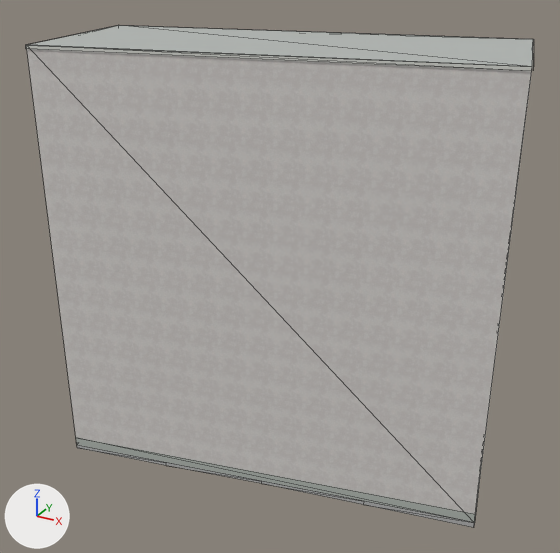
The Blender file assets/blender/buildings/osm-way-53921169.blend as it was, and as the next commit left it.
Rendered twice from a 50 mm camera at (12.2, -22.7, 18.1) aimed at (-0.1, -0.3, 6.9). The lights are fixed; the arrows at lower left show +X, +Y and +Z. The picture after the commit comes second. Mesh edges are drawn as thin lines.

The scene before the commit, as lines of its bpy script (objects in view):
```python
ob_reality_53921169_near_reality_concrete_plinth = bpy.data.objects.new('reality 53921169 near reality concrete plinth', me_reality_53921169_near_reality_concrete_plinth)
ob_reality_53921169_near_reality_concrete_plinth.parent = ob_osm_way_53921169
ob_reality_53921169_near_reality_concrete_plinth.location = (0.0, 0.0, 0.0)
ob_reality_53921169_near_reality_flat_weathered_roof = bpy.data.objects.new('reality 53921169 near reality flat weathered roof', me_reality_53921169_near_reality_flat_weathered_roof)
ob_reality_53921169_near_reality_flat_weathered_roof.parent = ob_osm_way_53921169
ob_reality_53921169_near_reality_flat_weathered_roof.location = (0.0, 0.0, 0.0)
ob_reality_53921169_near_reality_pale_aluminum_sill = bpy.data.objects.new('reality 53921169 near reality pale aluminum sill', me_reality_53921169_near_reality_pale_aluminum_sill)
ob_reality_53921169_near_reality_pale_aluminum_sill.parent = ob_osm_way_53921169
ob_reality_53921169_near_reality_pale_aluminum_sill.location = (0.0, 0.0, 0.0)
# also in view: 'building foundation 53921169' at (0.0, 0.0, -0.2); 'reality 53921169 near reality aged pale plaster' at (0.0, 0.0, 7.5)
```
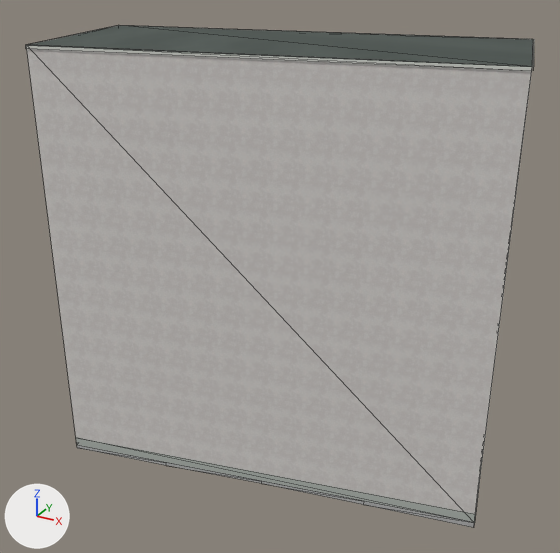
What differs and where, as boxes [x1, y1, x2, y2] in the pictures (560 x 553 px):
```json
{"object": "reality 53921169 near reality flat weathered roof", "change": "surface changed", "before": [29, 25, 533, 67], "after": [29, 25, 533, 67], "on screen": "darker"}
{"part": 1, "of": "me_reality_53921169_near_reality_pale_aluminum_sill", "change": "reshaped", "before": [28, 25, 534, 69], "after": [28, 25, 534, 69]}
```

The change, as JSON lines over the scene's bpy script:
```json
{"op": "add", "block": "img_roof_normal_png", "code": ["img_roof_normal_png = load_image('roof-normal.png', '../../../public/models/architecture/textures/roof-normal.png', 256, 256, 'Non-Color')"]}
{"op": "add", "block": "img_roof_color_png", "code": ["img_roof_color_png = load_image('roof-color.png', '../../../public/models/architecture/textures/roof-color.png', 256, 256, 'sRGB')"]}
{"block": "mat_reality_flat_weathered_roof", "change": "nodes: BsdfPrincipled, OutputMaterial"}
{"block": "mat_reality_flat_weathered_roof", "change": "colours: grey #b3b7b4"}
{"block": "mat_reality_flat_weathered_roof", "change": "nodes: BsdfPrincipled, MixRGB, NormalMap, OutputMaterial, TexImage x2"}
{"block": "mat_reality_flat_weathered_roof", "change": "colours: white #ffffff"}
{"block": "mat_reality_flat_weathered_roof", "change": "uses the picture img_roof_color_png"}
{"block": "mat_reality_flat_weathered_roof", "change": "uses the picture img_roof_normal_png"}
{"block": "me_reality_53921169_near_reality_pale_aluminum_sill", "where": "# used by ob_reality_53921169_near_reality_pale_aluminum_sill; parent = ob_osm_way_53921169; location = (0.0, 0.0, 0.0)"}
{"op": "remove", "block": "me_reality_53921169_near_reality_pale_aluminum_sill", "code": "me_reality_53921169_near_reality_pale_aluminum_sill.from_pydata(...)  # 16 vertices, 8 faces; spans x -8.0..8.0, y -4.6..4.6, z 14.9..15.0"}
{"op": "add", "block": "me_reality_53921169_near_reality_pale_aluminum_sill", "code": "me_reality_53921169_near_reality_pale_aluminum_sill.from_pydata(...)  # 32 vertices, 16 faces; spans x -8.0..8.0, y -4.6..4.6, z 14.9..15.0"}
{"block": "me_reality_53921169_near_reality_pale_aluminum_sill", "change": "me_reality_53921169_near_reality_pale_aluminum_sill part 1"}
{"block": "me_reality_53921169_near_reality_pale_aluminum_sill", "change": "8 faces are deleted"}
{"block": "me_reality_53921169_near_reality_pale_aluminum_sill", "change": "16 vertices are added at x -8.0..8.0, y -4.6..4.6, z 15.0"}
{"block": "me_reality_53921169_near_reality_pale_aluminum_sill", "change": "16 new faces join them"}
```
